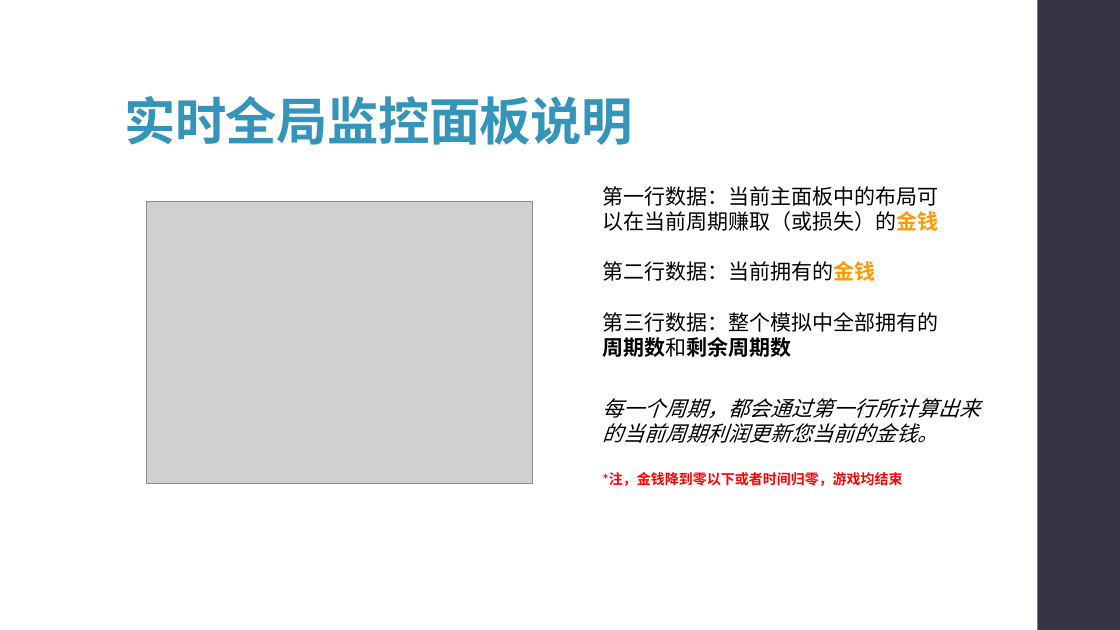
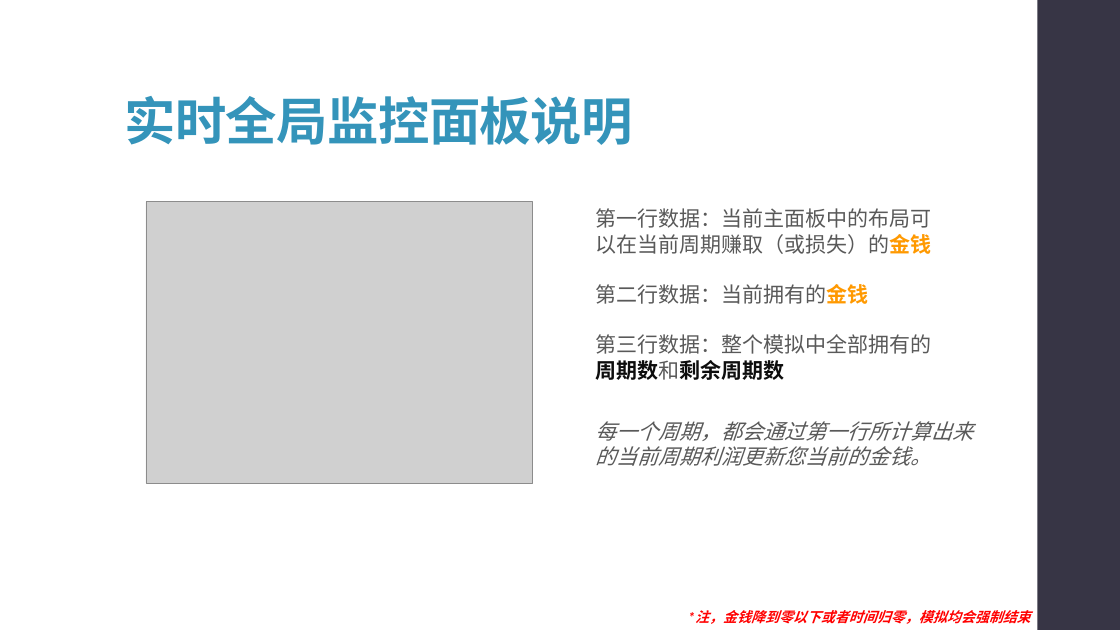
Before and after one commit to syx007/GamePlayGround, a slide deck: slide 8 of document/ROOT 操作指南.pptx. Drawn at 1120x630 pixels with LibreOffice and Linux fonts; fonts in the diff are those of the drawing; grey boxes stand for pictures. Boxes give left, top, right and bottom in pixels: in the first picture for what was removed or moved away, otherwise in the second. Text is boxed around its words. In the diff, an @@ line names an element or a change of style, - is before the commit and + after.

```diff
--- a/document/ROOT 操作指南.pptx
+++ b/document/ROOT 操作指南.pptx
@@ text "第一行数据：当前主面板中的布局可以在当前周期赚取（或损失）的金钱": place and size @@
-text "第一行数据：当前主面板中的布局可以在当前周期赚取（或损失）的金钱" at (602, 186, 938, 357)
+text "第一行数据：当前主面板中的布局可以在当前周期赚取（或损失）的金钱" at (595, 208, 931, 380)
@@ text "第一行数据：当前主面板中的布局可以在当前周期赚取（或损失）的金钱" at (595, 208, 931, 380): text colour #000000 to #595959 in "第一行数据：当前主面板中的布局可以在当前周期赚取（或损失）的金钱", "第二行数据：当前拥有的金钱", "第三行数据：整个模拟中全部拥有的周期数和剩余周期数"; text colour #000000 to #0D0D0D in "第三行数据：整个模拟中全部拥有的周期数和剩余周期数" @@
@@ text "每一个周期，都会通过第一行所计算出来的当前周期利润更新您当前的金钱。": place and size @@
-text "每一个周期，都会通过第一行所计算出来的当前周期利润更新您当前的金钱。" at (602, 398, 980, 486)
+text "每一个周期，都会通过第一行所计算出来的当前周期利润更新您当前的金钱。" at (595, 421, 973, 466)
@@ text "每一个周期，都会通过第一行所计算出来的当前周期利润更新您当前的金钱。" at (595, 421, 973, 466): text colour #000000 to #595959 @@
@@ text at (602, 473, 903, 486): paragraph removed @@
-*注，金钱降到零以下或者时间归零，游戏均结束
@@ text added at (695, 610, 1031, 624), 12 pt, text #FF0000, bold, italic @@
+*注，金钱降到零以下或者时间归零，模拟均会强制结束
```
Also in this commit, not shown: 11 other slides changed, 3 slides added, 1 slide removed.
